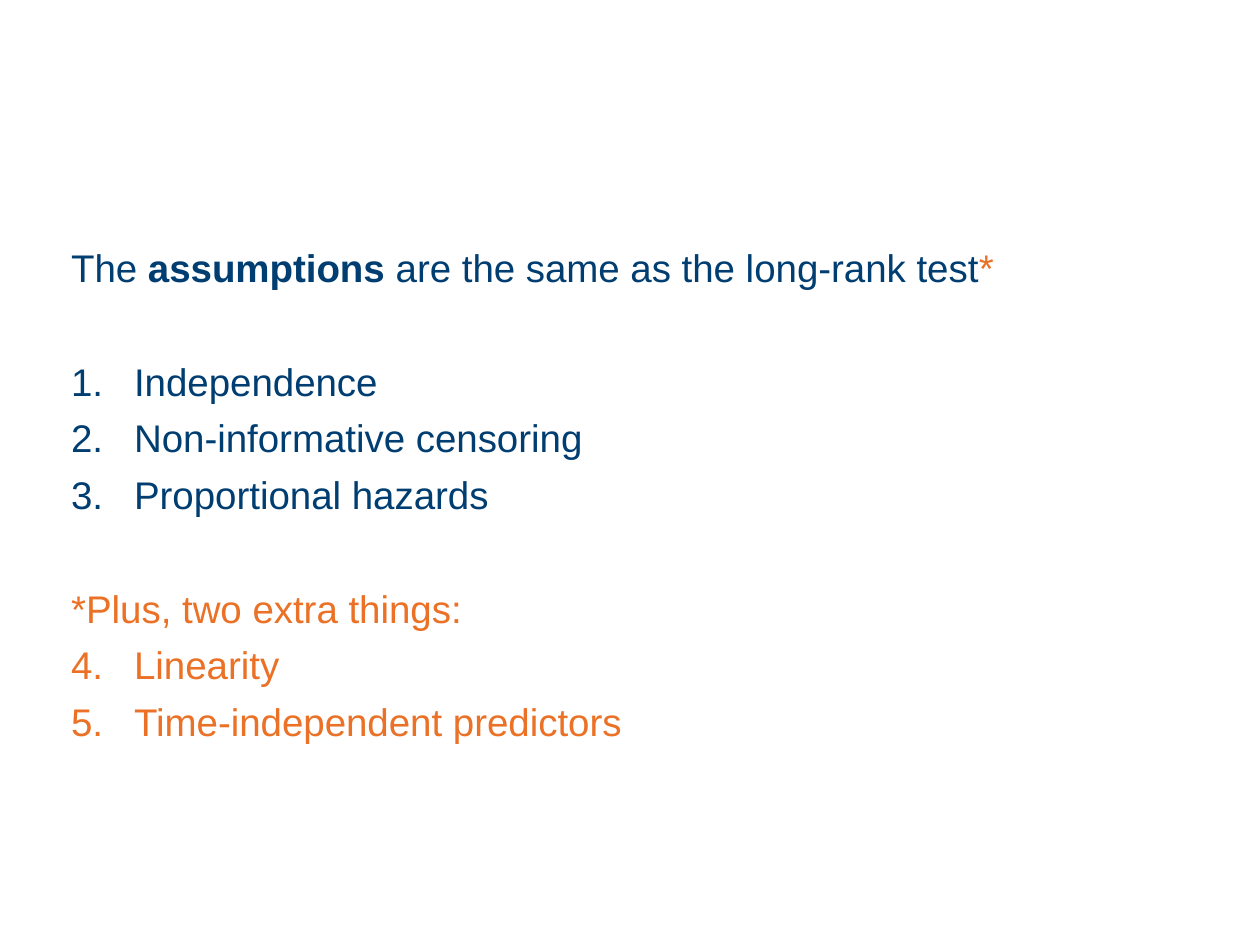
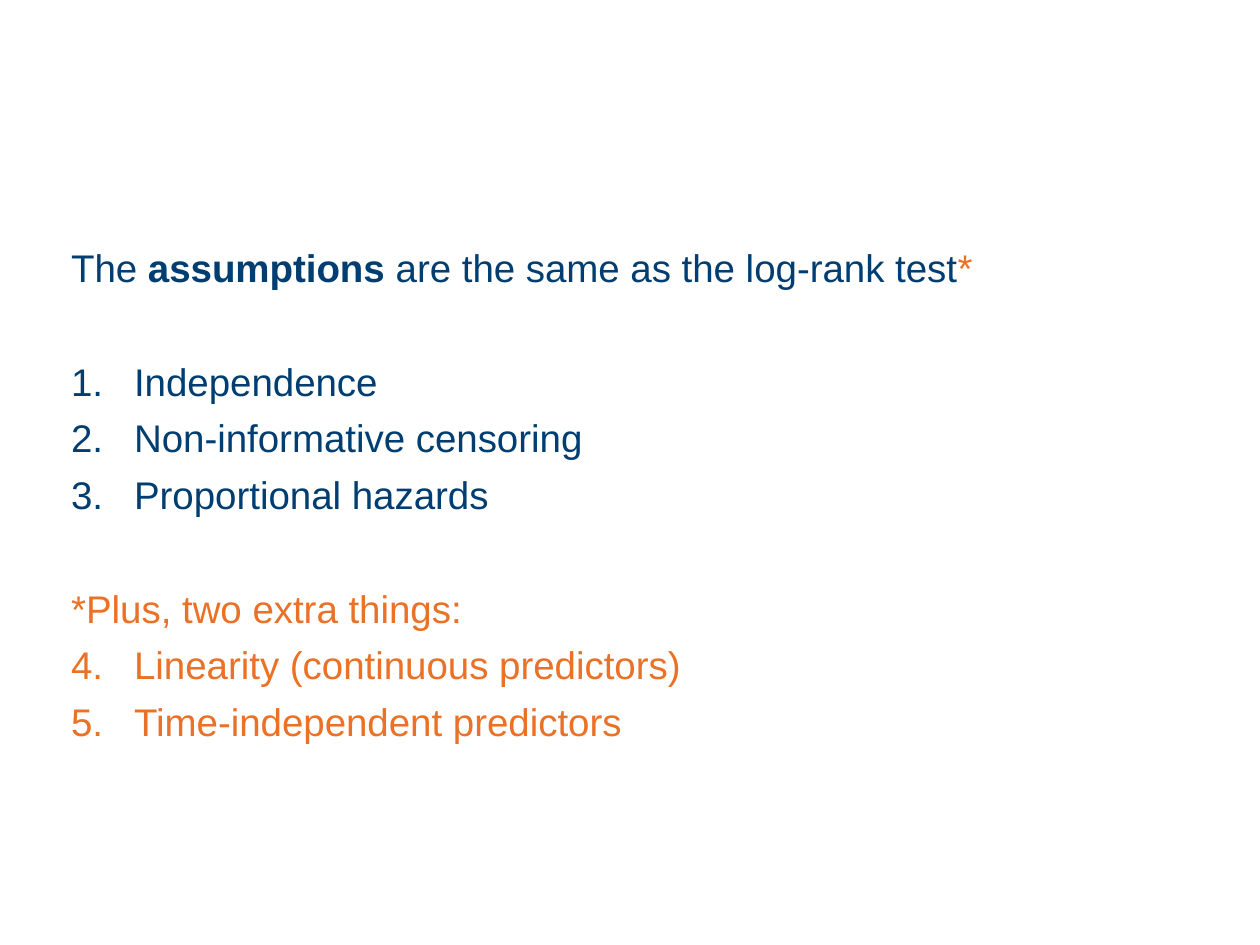
Before and after one commit to cambiotraining/stats-survival-analysis, a slide deck: slide 90 of survival-analysis-draft.pptx (slide 96 before the commit). Drawn at 1260x945 pixels with LibreOffice and Linux fonts; fonts in the diff are those of the drawing; background and template pictures are left out. Boxes give left, top, right and bottom in pixels: in the first picture for what was removed or moved away, otherwise in the second. Text is boxed around its words. In the diff, an @@ line names an element or a change of style, - is before the commit and + after.

```diff
--- a/survival-analysis-draft.pptx
+++ b/survival-analysis-draft.pptx
@@ text at [71, 254, 972, 290]: text changed @@
-The assumptions are the same as the long-rank test*
+The assumptions are the same as the log-rank test*
@@ text at [134, 651, 680, 687]: text changed @@
-4. Linearity
+4. Linearity (continuous predictors)
```
Also in this commit, not shown: 13 other slides changed, 20 slides added, 6 slides removed, 33 other files.
